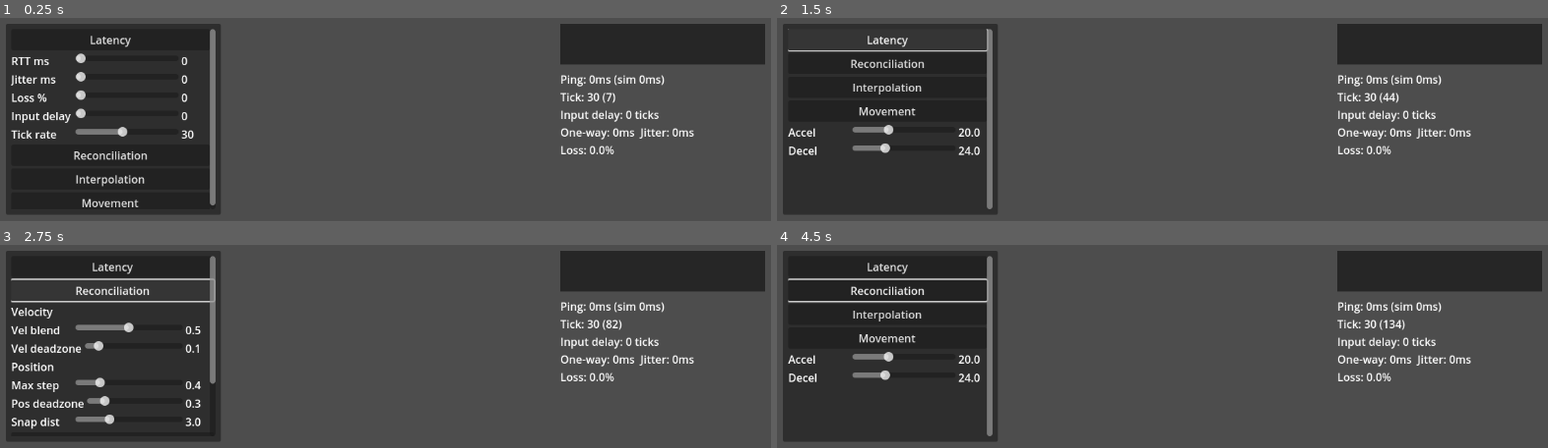
Above: before the commit, frames 1-4 (two rows, left to right).
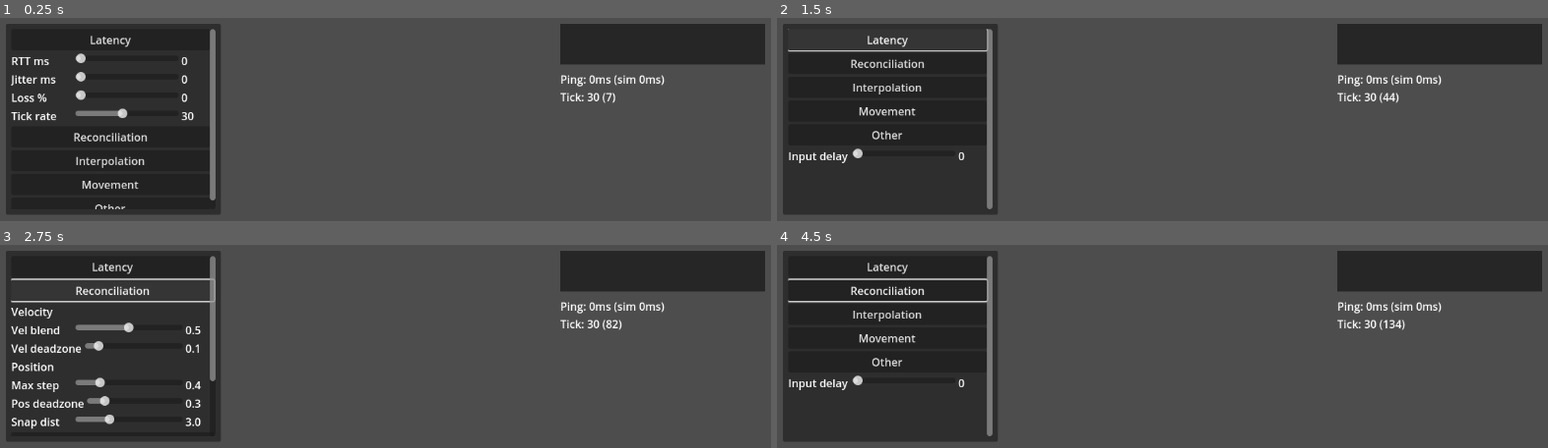
Above: after the commit, the same moments.

Repository: Mniznak/Godot-Network-Example
Game: Godot game, scene res://scenes/Launcher.tscn
The game is run twice, just before and just after one commit, with the same random seed, the same clock (stepped at 60 frames per second) and the same inputs.
Inputs (mouse positions are in pixels of both pictures, inside the frame that each line leads up to):
- Up to frame 1 (0.25 s): no input
- Up to frame 2 (1.5 s): click (884, 208) at 0.5 s, where only the run after the commit has a clickable "Other"; click "Latency" at 1.25 s
- Up to frame 3 (2.75 s): click "Reconciliation" at 2 s
- Up to frame 4 (4.5 s): click "Interpolation" at 2.75 s; click "Movement" at 3.5 s; tap Enter at 4.25 s; move the mouse to (1332, 435) at 4.27 s; hold D from 4.28 s (still down); click (1332, 435) at 4.42 s

The runs differ from the first frame. In frame 1, 2.8% of the frame differs, in the area x 1-91%, y 44-95%; in frame 2, 1.7%; in frame 3, 0.8%; in frame 4, 1.7%.

Commit message:
done with this

Diff:
--- a/scenes/DevConsole.tscn
+++ b/scenes/DevConsole.tscn
@@ -98,19 +98,6 @@
 [node name="LossValue" type="Label" parent="LatencyPanel/Scroll/LatencyVBox/LatencySection/LatencyBody/LossRow"]
 text = "0"
 
-[node name="InputDelayRow" type="HBoxContainer" parent="LatencyPanel/Scroll/LatencyVBox/LatencySection/LatencyBody"]
-
-[node name="InputDelayLabel" type="Label" parent="LatencyPanel/Scroll/LatencyVBox/LatencySection/LatencyBody/InputDelayRow"]
-text = "Input delay"
-
-[node name="InputDelaySlider" type="HSlider" parent="LatencyPanel/Scroll/LatencyVBox/LatencySection/LatencyBody/InputDelayRow"]
-size_flags_horizontal = 3
-max_value = 6.0
-step = 1.0
-value = 0.0
-
-[node name="InputDelayValue" type="Label" parent="LatencyPanel/Scroll/LatencyVBox/LatencySection/LatencyBody/InputDelayRow"]
-text = "0"
 
 [node name="TickRateRow" type="HBoxContainer" parent="LatencyPanel/Scroll/LatencyVBox/LatencySection/LatencyBody"]
 
@@ -305,6 +292,27 @@
 
 [node name="DecelValue" type="Label" parent="LatencyPanel/Scroll/LatencyVBox/MovementSection/MovementBody/DecelRow"]
 text = "24.0"
+
+[node name="OtherSection" type="VBoxContainer" parent="LatencyPanel/Scroll/LatencyVBox"]
+
+[node name="OtherToggle" type="Button" parent="LatencyPanel/Scroll/LatencyVBox/OtherSection"]
+text = "Other"
+
+[node name="OtherBody" type="VBoxContainer" parent="LatencyPanel/Scroll/LatencyVBox/OtherSection"]
+
+[node name="InputDelayRow" type="HBoxContainer" parent="LatencyPanel/Scroll/LatencyVBox/OtherSection/OtherBody"]
+
+[node name="InputDelayLabel" type="Label" parent="LatencyPanel/Scroll/LatencyVBox/OtherSection/OtherBody/InputDelayRow"]
+text = "Input delay"
+
+[node name="InputDelaySlider" type="HSlider" parent="LatencyPanel/Scroll/LatencyVBox/OtherSection/OtherBody/InputDelayRow"]
+size_flags_horizontal = 3
+max_value = 6.0
+step = 1.0
+value = 0.0
+
+[node name="InputDelayValue" type="Label" parent="LatencyPanel/Scroll/LatencyVBox/OtherSection/OtherBody/InputDelayRow"]
+text = "0"
 
 [node name="NetStats" type="Label" parent="."]
 anchor_left = 1.0
--- a/scripts/DevConsole.gd
+++ b/scripts/DevConsole.gd
@@ -10,20 +10,22 @@
 @onready var reconcile_body: VBoxContainer = $LatencyPanel/Scroll/LatencyVBox/ReconcileSection/ReconcileBody
 @onready var interpolation_body: VBoxContainer = $LatencyPanel/Scroll/LatencyVBox/InterpolationSection/InterpolationBody
 @onready var movement_body: VBoxContainer = $LatencyPanel/Scroll/LatencyVBox/MovementSection/MovementBody
+@onready var other_body: VBoxContainer = $LatencyPanel/Scroll/LatencyVBox/OtherSection/OtherBody
 @onready var rtt_slider: HSlider = $LatencyPanel/Scroll/LatencyVBox/LatencySection/LatencyBody/RttRow/RttSlider
 @onready var rtt_value: Label = $LatencyPanel/Scroll/LatencyVBox/LatencySection/LatencyBody/RttRow/RttValue
 @onready var jitter_slider: HSlider = $LatencyPanel/Scroll/LatencyVBox/LatencySection/LatencyBody/JitterRow/JitterSlider
 @onready var jitter_value: Label = $LatencyPanel/Scroll/LatencyVBox/LatencySection/LatencyBody/JitterRow/JitterValue
 @onready var loss_slider: HSlider = $LatencyPanel/Scroll/LatencyVBox/LatencySection/LatencyBody/LossRow/LossSlider
 @onready var loss_value: Label = $LatencyPanel/Scroll/LatencyVBox/LatencySection/LatencyBody/LossRow/LossValue
-@onready var input_delay_slider: HSlider = $LatencyPanel/Scroll/LatencyVBox/LatencySection/LatencyBody/InputDelayRow/InputDelaySlider
-@onready var input_delay_value: Label = $LatencyPanel/Scroll/LatencyVBox/LatencySection/LatencyBody/InputDelayRow/InputDelayValue
+@onready var input_delay_slider: HSlider = $LatencyPanel/Scroll/LatencyVBox/OtherSection/OtherBody/InputDelayRow/InputDelaySlider
+@onready var input_delay_value: Label = $LatencyPanel/Scroll/LatencyVBox/OtherSection/OtherBody/InputDelayRow/InputDelayValue
 @onready var tick_rate_slider: HSlider = $LatencyPanel/Scroll/LatencyVBox/LatencySection/LatencyBody/TickRateRow/TickRateSlider
 @onready var tick_rate_value: Label = $LatencyPanel/Scroll/LatencyVBox/LatencySection/LatencyBody/TickRateRow/TickRateValue
 @onready var latency_toggle: Button = $LatencyPanel/Scroll/LatencyVBox/LatencySection/LatencyToggle
 @onready var correction_toggle: Button = $LatencyPanel/Scroll/LatencyVBox/ReconcileSection/CorrectionToggle
 @onready var interpolation_toggle: Button = $LatencyPanel/Scroll/LatencyVBox/InterpolationSection/InterpolationToggle
 @onready var movement_toggle: Button = $LatencyPanel/Scroll/LatencyVBox/MovementSection/MovementToggle
+@onready var other_toggle: Button = $LatencyPanel/Scroll/LatencyVBox/OtherSection/OtherToggle
 @onready var max_correction_slider: HSlider = $LatencyPanel/Scroll/LatencyVBox/ReconcileSection/ReconcileBody/MaxCorrectionRow/MaxCorrectionSlider
 @onready var max_correction_value: Label = $LatencyPanel/Scroll/LatencyVBox/ReconcileSection/ReconcileBody/MaxCorrectionRow/MaxCorrectionValue
 @onready var snap_threshold_slider: HSlider = $LatencyPanel/Scroll/LatencyVBox/ReconcileSection/ReconcileBody/SnapThresholdRow/SnapThresholdSlider
@@ -58,6 +60,7 @@
 	_sync_movement_from_player()
 	_update_section_visibility()
 	_tighten_layout()
+	_apply_tooltips()
 
 func _unhandled_input(event: InputEvent) -> void:
 	if event is InputEventKey and event.pressed and not event.echo:
@@ -115,6 +118,7 @@
 	correction_toggle.pressed.connect(_on_correction_toggle)
 	interpolation_toggle.pressed.connect(_on_interpolation_toggle)
 	movement_toggle.pressed.connect(_on_movement_toggle)
+	other_toggle.pressed.connect(_on_other_toggle)
 
 func _on_settings_changed(_value: float) -> void:
 	_update_latency_labels()
@@ -290,6 +294,9 @@
 func _on_movement_toggle() -> void:
 	_toggle_container(movement_body)
 
+func _on_other_toggle() -> void:
+	_toggle_container(other_body)
+
 func _on_latency_toggle() -> void:
 	_toggle_container(latency_body)
 
@@ -304,6 +311,7 @@
 	_toggle_container(reconcile_body, false, true)
 	_toggle_container(interpolation_body, false, true)
 	_toggle_container(movement_body, false, true)
+	_toggle_container(other_body, false, true)
 
 func _update_net_stats() -> void:
 	var bootstrap: NetworkBootstrap = _get_bootstrap()
@@ -313,11 +321,60 @@
 	var stats: Dictionary = bootstrap.get_net_stats()
 	net_stats.text = (
 		"Ping: %sms (sim %sms)\n" % [str(int(stats["rtt_ms"])), str(int(stats["rtt_setting_ms"]))] +
-		"Tick: %s (%s)\n" % [str(int(stats["tick_rate"])), str(int(stats["tick_id"]))] +
-		"Input delay: %s ticks\n" % str(int(stats["input_delay_ticks"])) +
-		"One-way: %sms  Jitter: %sms\n" % [str(int(stats["input_latency_ms"])), str(int(stats["jitter_ms"]))] +
-		"Loss: %s%%" % str(snappedf(float(stats["loss_percent"]), 0.5))
+		"Tick: %s (%s)\n" % [str(int(stats["tick_rate"])), str(int(stats["tick_id"]))]
 	)
+
+func _apply_tooltips() -> void:
+	latency_toggle.tooltip_text = "Latency models real network delay. Use it to see how RTT, jitter, and loss affect prediction and correction."
+	correction_toggle.tooltip_text = "Reconciliation keeps the client honest. These controls decide when and how strongly we correct drift."
+	interpolation_toggle.tooltip_text = "Interpolation smooths remote motion by rendering slightly in the past to hide jitter."
+	movement_toggle.tooltip_text = "Movement tuning affects how input turns into velocity, which changes how prediction feels."
+	_set_row_tooltip("LatencySection/LatencyBody/RttRow", "Round-trip time (RTT). Higher RTT means inputs and snapshots arrive later. One-way delay is RTT/2.")
+	_set_row_tooltip("LatencySection/LatencyBody/JitterRow", "Random variation in delay. Jitter makes timing inconsistent and is a common source of rubber-banding.")
+	_set_row_tooltip("LatencySection/LatencyBody/LossRow", "Packet loss rate. Lost inputs/snapshots force prediction to run longer and can increase correction events.")
+	_set_row_tooltip("OtherSection/OtherBody/InputDelayRow", "Client send delay in ticks. Adds buffering to smooth jitter but reduces responsiveness.")
+	_set_row_tooltip("LatencySection/LatencyBody/TickRateRow", "Simulation tick rate. Higher tick rate reduces per-tick error but increases bandwidth and CPU load.")
+	_set_row_tooltip("ReconcileSection/ReconcileBody/ReconcileVelocityRow", "How much we blend toward server velocity when we reconcile. Higher values correct speed quickly but can feel snappy.")
+	_set_row_tooltip("ReconcileSection/ReconcileBody/VelDeadzoneRow", "Position error threshold for velocity-only correction. If position drift exceeds this (but is below Pos deadzone), we adjust velocity without snapping position.")
+	_set_row_tooltip("ReconcileSection/ReconcileBody/MaxCorrectionRow", "Caps correction distance per tick. Prevents large visible jumps by spreading correction over time.")
+	_set_row_tooltip("ReconcileSection/ReconcileBody/PosDeadzoneRow", "Position error threshold for full reconciliation. Above this, we correct position (rewind/replay) instead of just blending velocity.")
+	_set_row_tooltip("ReconcileSection/ReconcileBody/SnapThresholdRow", "Maximum tolerated error. Beyond this, we snap to the server to avoid runaway divergence.")
+	_set_row_tooltip("InterpolationSection/InterpolationBody/LocalInterpRow", "Local interpolation delay. Smaller values feel more responsive but can expose jitter.")
+	_set_row_tooltip("InterpolationSection/InterpolationBody/RemoteInterpRow", "Remote interpolation delay. Larger values hide jitter but add visual lag to other players.")
+	_set_row_tooltip("InterpolationSection/InterpolationBody/CameraSmoothRow", "Camera smoothing to reduce perceived jerk from small corrections.")
+	_set_row_tooltip("MovementSection/MovementBody/AccelRow", "How quickly velocity ramps up. Higher accel feels snappier but less smooth under lag.")
+	_set_row_tooltip("MovementSection/MovementBody/DecelRow", "How quickly velocity slows down. Higher decel reduces drift but can feel abrupt.")
+	_set_header_tooltip("ReconcileSection/ReconcileBody/VelocityHeader", "Velocity reconciliation corrects speed/direction without hard position snaps.")
+	_set_header_tooltip("ReconcileSection/ReconcileBody/PositionHeader", "Position reconciliation corrects accumulated error by snapping or replaying inputs.")
+	_set_header_tooltip("InterpolationSection/InterpolationBody/LocalHeader", "Local interpolation can trade responsiveness for stability during corrections.")
+	_set_header_tooltip("InterpolationSection/InterpolationBody/RemoteHeader", "Remote interpolation smooths other players by rendering slightly in the past.")
+	_set_header_tooltip("InterpolationSection/InterpolationBody/CameraHeader", "Camera smoothing hides small correction bumps in view motion.")
+	net_graph.tooltip_text = "Blue = velocity reconcile usage, Orange = position reconcile usage. Higher values mean more correction activity."
+
+func _set_row_tooltip(path: String, text: String) -> void:
+	var node := _get_latency_node(path)
+	if not node:
+		return
+	var row: HBoxContainer = node as HBoxContainer
+	if not row:
+		return
+	row.tooltip_text = text
+	for child in row.get_children():
+		if child is Control:
+			var control: Control = child
+			control.tooltip_text = text
+
+func _set_header_tooltip(path: String, text: String) -> void:
+	var node := _get_latency_node(path)
+	if not node:
+		return
+	var label: Label = node as Label
+	if label:
+		label.tooltip_text = text
+
+func _get_latency_node(relative_path: String) -> Node:
+	var full_path := "LatencyPanel/Scroll/LatencyVBox/" + relative_path
+	return get_node_or_null(full_path)
 
 func _get_bootstrap() -> NetworkBootstrap:
 	var nodes: Array[Node] = get_tree().get_nodes_in_group("network_bootstrap")
--- a/scripts/NetworkBootstrap.gd
+++ b/scripts/NetworkBootstrap.gd
@@ -29,7 +29,7 @@
 var input_queue: Array[Dictionary] = []
 var snapshot_queue: Array[Dictionary] = []
 var input_history: Array[Dictionary] = []
-var send_queue: Array[Dictionary] = []
+var pending_inputs: Array[Dictionary] = []
 var rtt_ms: float = 0.0
 var last_ping_ms: int = 0
 var ping_seq: int = 0
@@ -67,6 +67,8 @@
 func _process(_delta: float) -> void:
 	if multiplayer.multiplayer_peer == null:
 		return
+	if multiplayer.multiplayer_peer.get_connection_status() != MultiplayerPeer.CONNECTION_CONNECTED:
+		return
 	var now: int = Time.get_ticks_msec()
 	if multiplayer.is_server():
 		_process_ping_response_queue(now)
@@ -133,7 +135,7 @@
 	var local_player: PlayerController = _get_local_player()
 	if not local_player:
 		return
-	_flush_send_queue(current_tick)
+	_flush_pending_inputs(current_tick, local_player)
 	var input_dir: Vector2 = local_player.build_input()
 	var yaw: float = local_player.get_yaw()
 	var entry: Dictionary = {
@@ -142,29 +144,29 @@
 		"yaw": yaw
 	}
 	input_history.append(entry)
-	local_player.simulate_input(input_dir, yaw, tick_delta)
+	server_receive_input.rpc_id(1, current_tick, input_dir, yaw)
 	if input_delay_ticks > 0:
-		var send_at: int = current_tick + input_delay_ticks
-		send_queue.append({
+		var apply_at: int = current_tick + input_delay_ticks
+		pending_inputs.append({
 			"tick": current_tick,
 			"input": input_dir,
 			"yaw": yaw,
-			"send_at": send_at
+			"apply_at": apply_at
 		})
 	else:
-		server_receive_input.rpc_id(1, current_tick, input_dir, yaw)
-
-func _flush_send_queue(current_tick: int) -> void:
-	if send_queue.is_empty():
+		local_player.simulate_input(input_dir, yaw, tick_delta)
+
+func _flush_pending_inputs(current_tick: int, local_player: PlayerController) -> void:
+	if pending_inputs.is_empty():
 		return
 	var remaining: Array[Dictionary] = []
-	for item in send_queue:
+	for item in pending_inputs:
 		var entry: Dictionary = item
-		if entry["send_at"] <= current_tick:
-			server_receive_input.rpc_id(1, entry["tick"], entry["input"], entry["yaw"])
+		if entry["apply_at"] <= current_tick:
+			local_player.simulate_input(entry["input"], entry["yaw"], tick_delta)
 		else:
 			remaining.append(entry)
-	send_queue = remaining
+	pending_inputs = remaining
 
 func _send_snapshot(current_tick: int) -> void:
 	var player_states: Array[Dictionary] = []
@@ -238,6 +240,10 @@
 	add_child(player)
 	player.set_multiplayer_authority(1)
 	player.call_deferred("_apply_authority")
+	if peer_id == 1:
+		player.call_deferred("set_body_color", Color(0.6, 0.2, 0.8))
+	elif peer_id > 1:
+		player.call_deferred("set_body_color", Color(0.2, 0.4, 1.0))
 	var x: float = rng.randf_range(-8.0, 8.0)
 	var z: float = rng.randf_range(1.0, 8.0)
 	player.global_position = Vector3(x, 1.0, z)
--- a/scripts/PlayerController.gd
+++ b/scripts/PlayerController.gd
@@ -186,6 +186,11 @@
 
 func _apply_authority() -> void:
 	camera.current = _is_local_player()
+	if _is_local_player():
+		if multiplayer.is_server():
+			set_body_color(Color(0.6, 0.2, 0.8))
+		else:
+			set_body_color(Color(0.2, 0.4, 1.0))
 
 func _is_local_player() -> bool:
 	return multiplayer.get_unique_id() == peer_id
